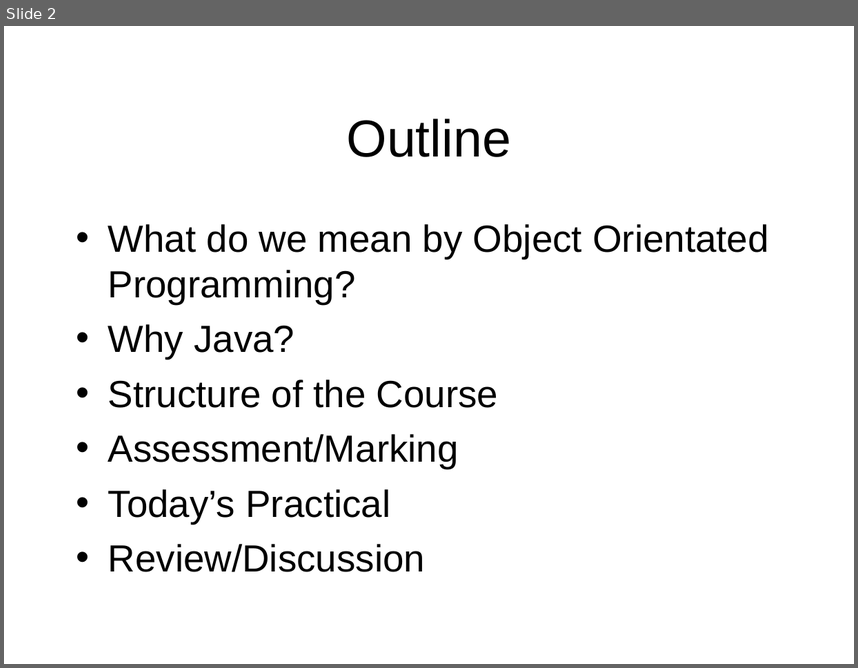
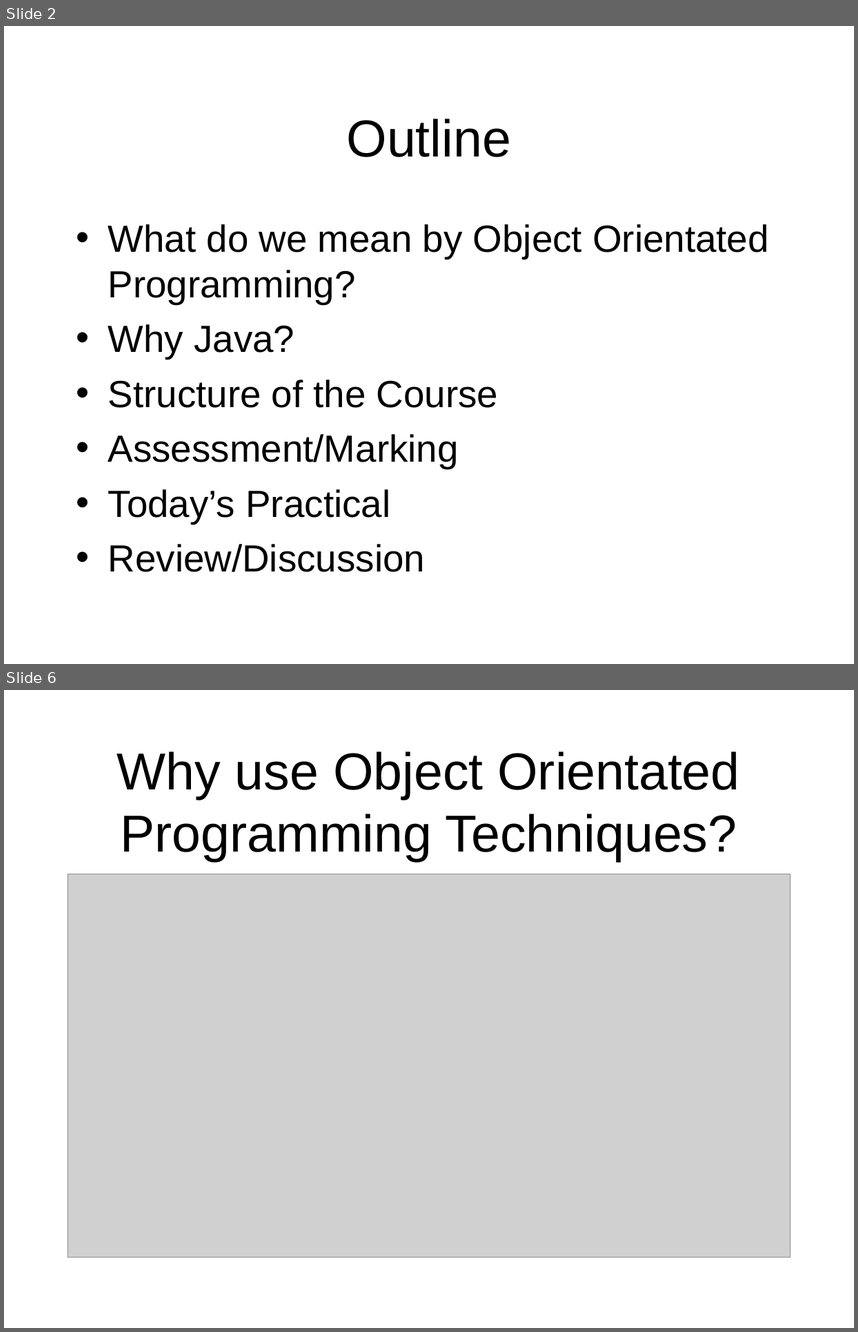
Before and after one commit to octaviordz/zjnu2017.github.io, a slide deck: OOP/lectures/010--Introduction.ppt. Shown one above the other, each under a label of ours: slide 2 before the commit, slides 2 and 6 after it; the slides between them are not shown. The pictures are 858x668 and 858x1332 pixels, drawn with LibreOffice and Linux fonts; fonts in the diff are those of the drawing; grey boxes stand for pictures. Boxes give left, top, right and bottom in pixels: in the first picture for what was removed or moved away, otherwise in the second. Text is boxed around its words. In the diff, an @@ line names an element or a change of style, - is before the commit and + after.

```diff
--- a/OOP/lectures/010--Introduction.ppt
+++ b/OOP/lectures/010--Introduction.ppt
@@ slide 6 added at [4, 690, 854, 1328], background #FFFFFF @@
@@ title added at [117, 751, 740, 861], 44 pt, text #000000 @@
+Why use Object Orientated Programming Techniques?
@@ picture added at [67, 874, 791, 1257] @@
```
Also in this commit, not shown: 2 slides changed, 7 other slides added, 1 other file.
